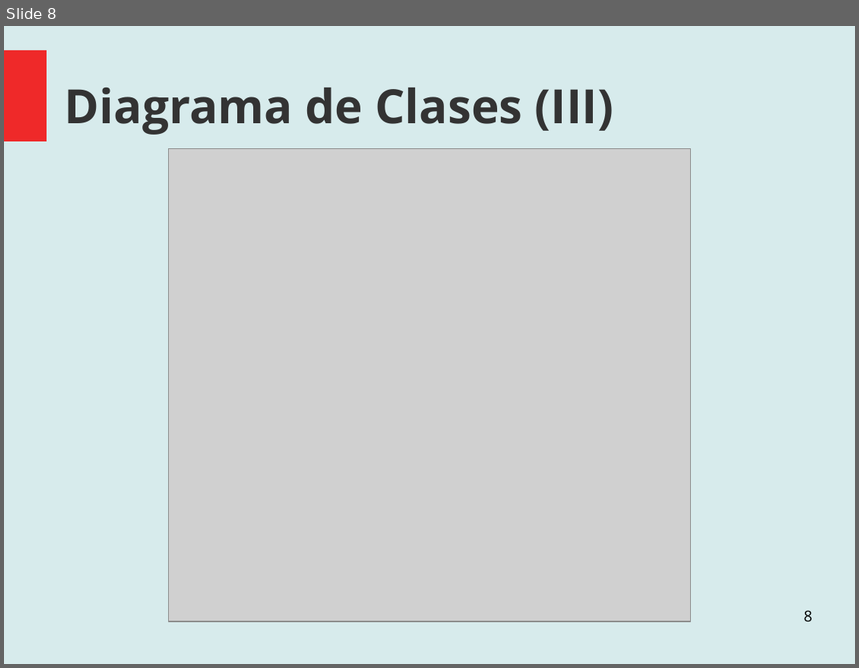
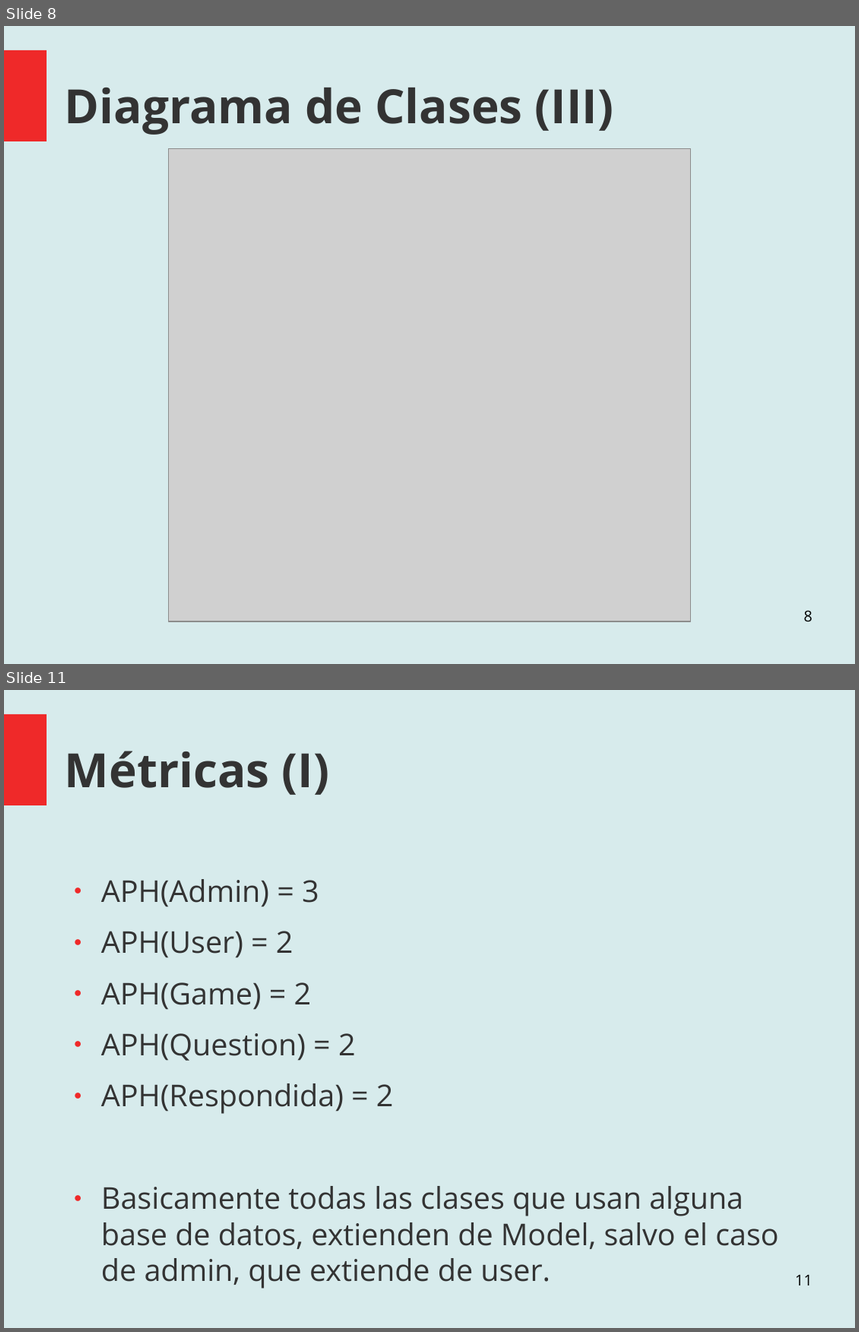
Before and after one commit to santiago-m/ProyectoAnalisisYDise-o, a slide deck: Documentation/Muestra de Avances.odp. Shown one above the other, each under a label of ours: slide 8 before the commit, slides 8 and 11 after it; the slides between them are not shown. The pictures are 859x668 and 859x1332 pixels, drawn with LibreOffice and Linux fonts; fonts in the diff are those of the drawing; grey boxes stand for pictures. Boxes give left, top, right and bottom in pixels: in the first picture for what was removed or moved away, otherwise in the second. Text is boxed around its words. In the diff, an @@ line names an element or a change of style, - is before the commit and + after.

```diff
--- a/Documentation/Muestra de Avances.odp
+++ b/Documentation/Muestra de Avances.odp
@@ slide 11 added at bbox=[4, 690, 855, 1328], background #D7EBEC; not listed: 1 template element that a slide beside it also shows @@
@@ title added at bbox=[65, 751, 329, 795], 44 pt, text #333333, bold @@
+Métricas (I)
@@ text added at bbox=[101, 879, 778, 1289], 28 pt, text #333333 @@
+● APH(Admin) = 3
+● APH(User) = 2
+● APH(Game) = 2
+● APH(Question) = 2
+● APH(Respondida) = 2
+● Basicamente todas las clases que usan alguna base de datos, extienden de Model, salvo el caso de admin, que extiende de user.
@@ page number added at bbox=[795, 1275, 813, 1286], 14 pt, text #000000 @@
+11
```
Also in this commit, not shown: 3 slides changed, 6 other slides added, 2 slides removed.
